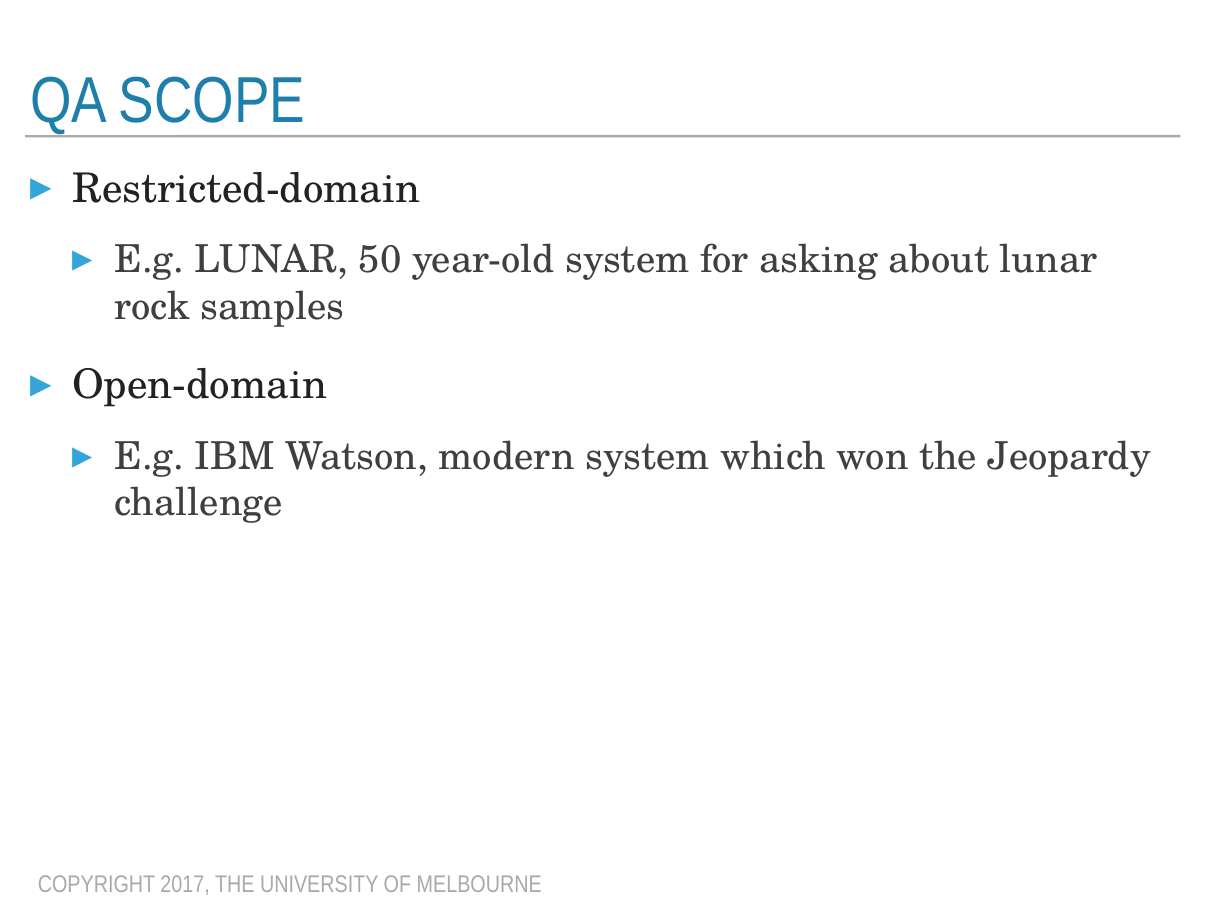
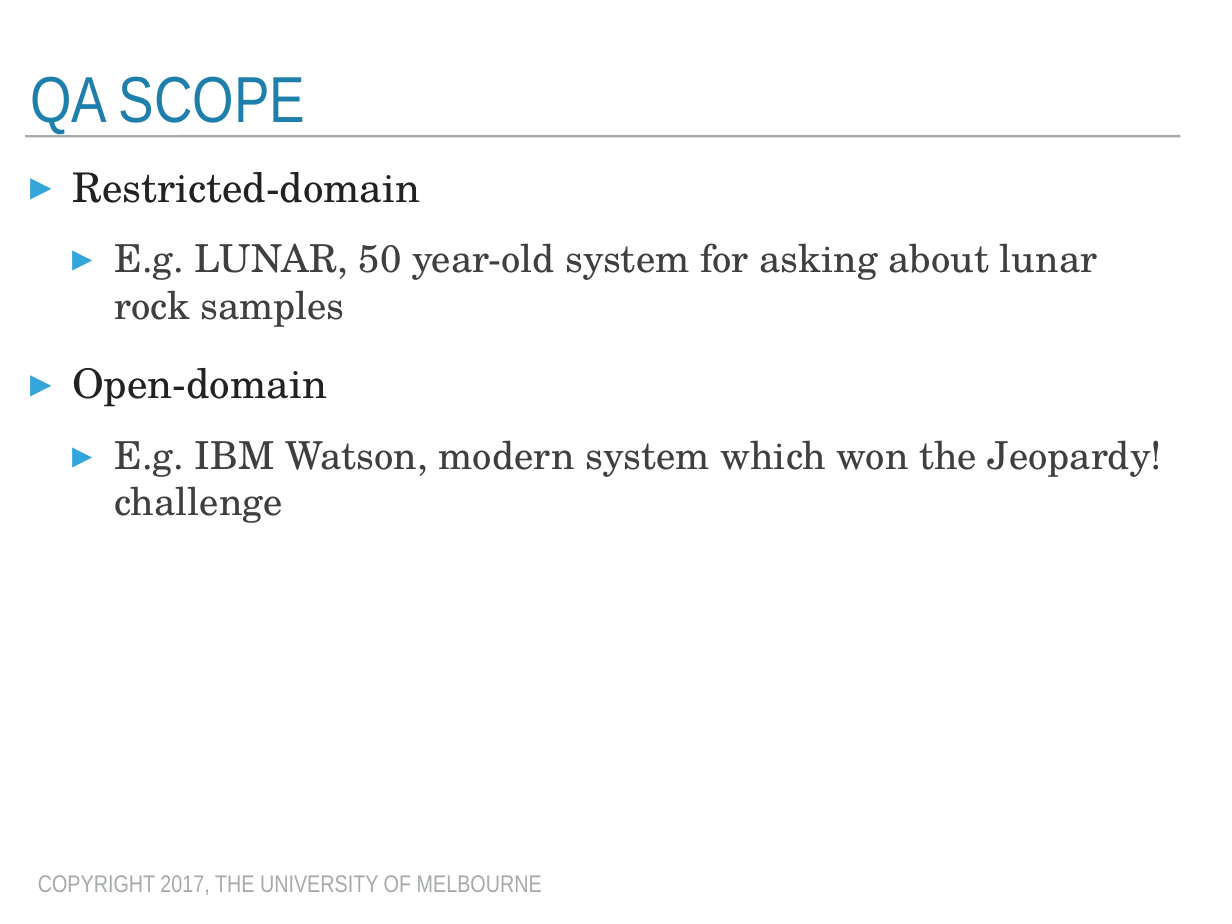
Before and after one commit to trevorcohn/comp90042, a slide deck: slide 5 of slides/WSTA_L12_question answering.pptx (slide 4 before the commit). Drawn at 1232x924 pixels with LibreOffice and Linux fonts; fonts in the diff are those of the drawing. Boxes give left, top, right and bottom in pixels: in the first picture for what was removed or moved away, otherwise in the second. Text is boxed around its words. In the diff, an @@ line names an element or a change of style, - is before the commit and + after.

```diff
--- a/slides/WSTA_L12_question answering.pptx
+++ b/slides/WSTA_L12_question answering.pptx
@@ text at bbox=[114, 440, 1163, 523]: text changed @@
-  ▸ E.g. IBM Watson, modern system which won the Jeopardy challenge
+  ▸ E.g. IBM Watson, modern system which won the Jeopardy! challenge
```
Also in this commit, not shown: 17 other slides changed, 2 slides added, 2 other files.
